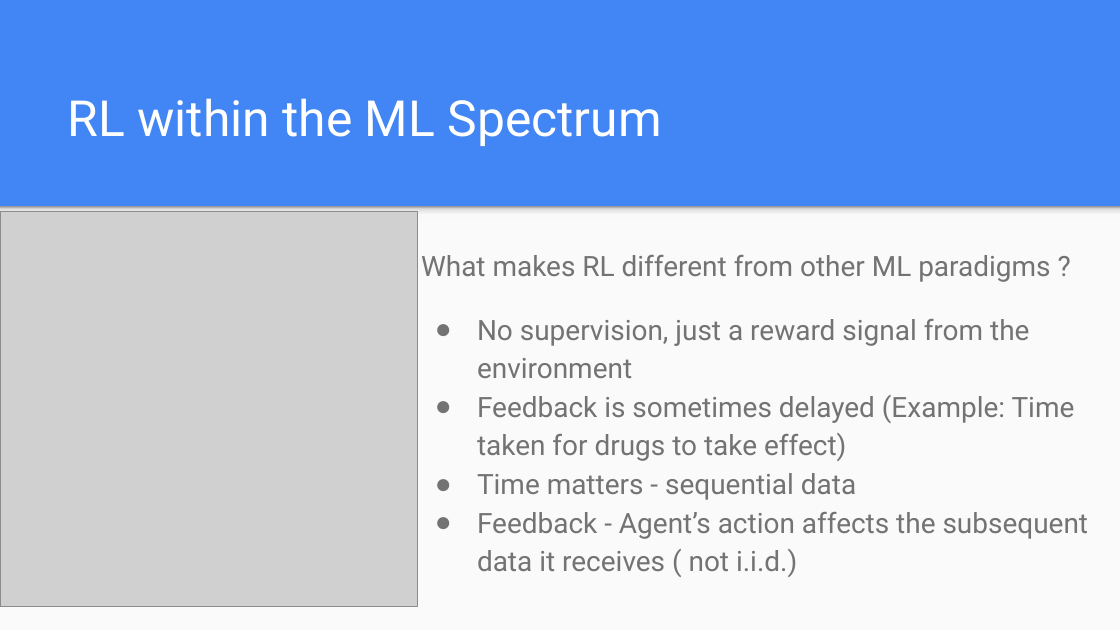
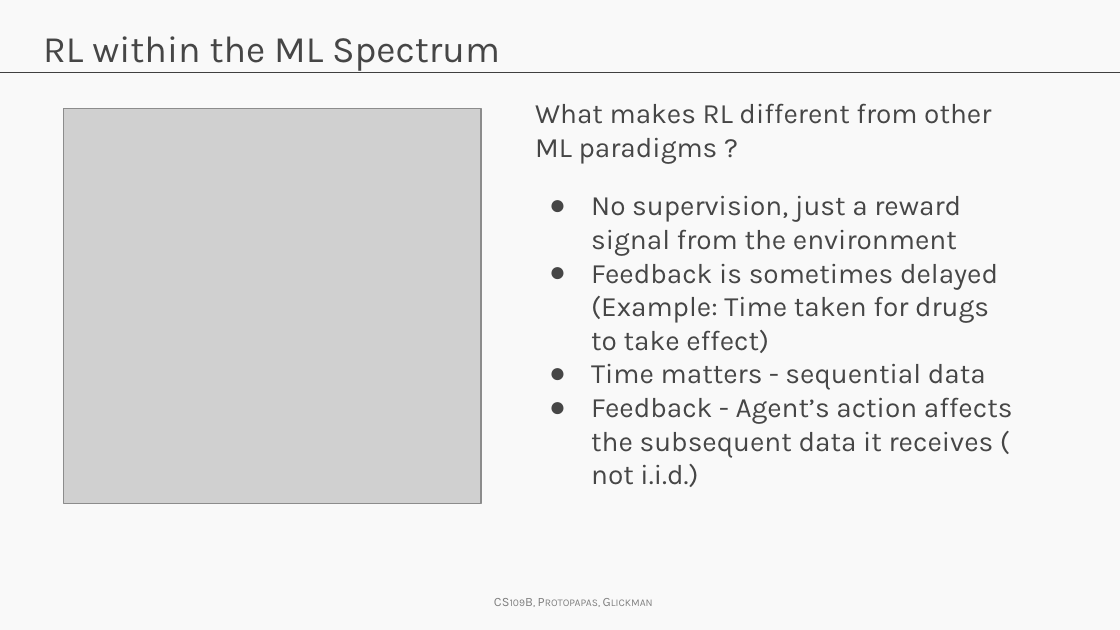
Before and after one commit to Harvard-IACS/2019-CS109B, a slide deck: slide 18 of docs/lectures/lecture14/presentation/cs109b_lecture14_RL.pptx (slide 4 before the commit). Drawn at 1120x630 pixels with LibreOffice and Linux fonts; fonts in the diff are those of the drawing; grey boxes stand for pictures; background and template pictures are left out. Boxes give left, top, right and bottom in pixels: in the first picture for what was removed or moved away, otherwise in the second. Text is boxed around its words. In the diff, an @@ line names an element or a change of style, - is before the commit and + after.

```diff
--- a/docs/lectures/lecture14/presentation/cs109b_lecture14_RL.pptx
+++ b/docs/lectures/lecture14/presentation/cs109b_lecture14_RL.pptx
@@ background #4285F4 to #F9F9F9 @@
@@ title "RL within the ML Spectrum": place and size @@
-title "RL within the ML Spectrum" at <box>68,98,662,146</box>
+title "RL within the ML Spectrum" at <box>43,36,500,71</box>
@@ title "RL within the ML Spectrum" at <box>43,36,500,71</box>: size 32 to 24 pt, font Roboto to Karla, text colour #FFFFFF to #464646; vertical alignment bottom to top @@
@@ line added from (0, 73) to (1120, 73), #404040 0.75 pt @@
@@ picture: place and size @@
-picture at <box>0,212,418,607</box>
+picture at <box>64,109,482,504</box>
@@ text "What makes RL different from ...": place and size @@
-text "What makes RL different from ..." at <box>421,255,1089,577</box>
+text "What makes RL different from ..." at <box>535,103,1013,487</box>
@@ text "What makes RL different from ..." at <box>535,103,1013,487</box>: font Roboto to Karla, text colour #737373 to #464646; line spacing 1.15 to 1 @@
@@ rectangle removed at <box>0,206,1120,629</box> @@
@@ rectangle removed at <box>0,206,1120,220</box> @@
@@ text added at <box>483,588,672,615</box>, 8.2 pt, text #808080, small capitals @@
+CS109B, Protopapas, Glickman
```
Also in this commit, not shown: 11 other slides changed, 52 slides added, 16 slides removed, 33 other files.
